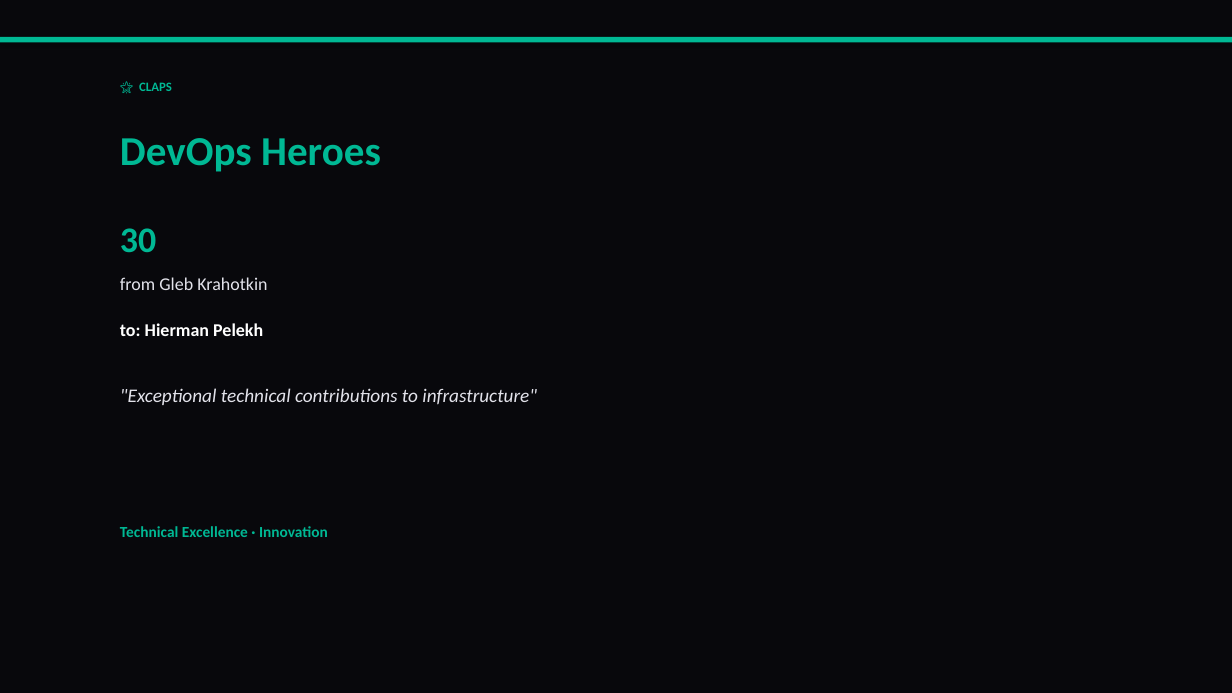
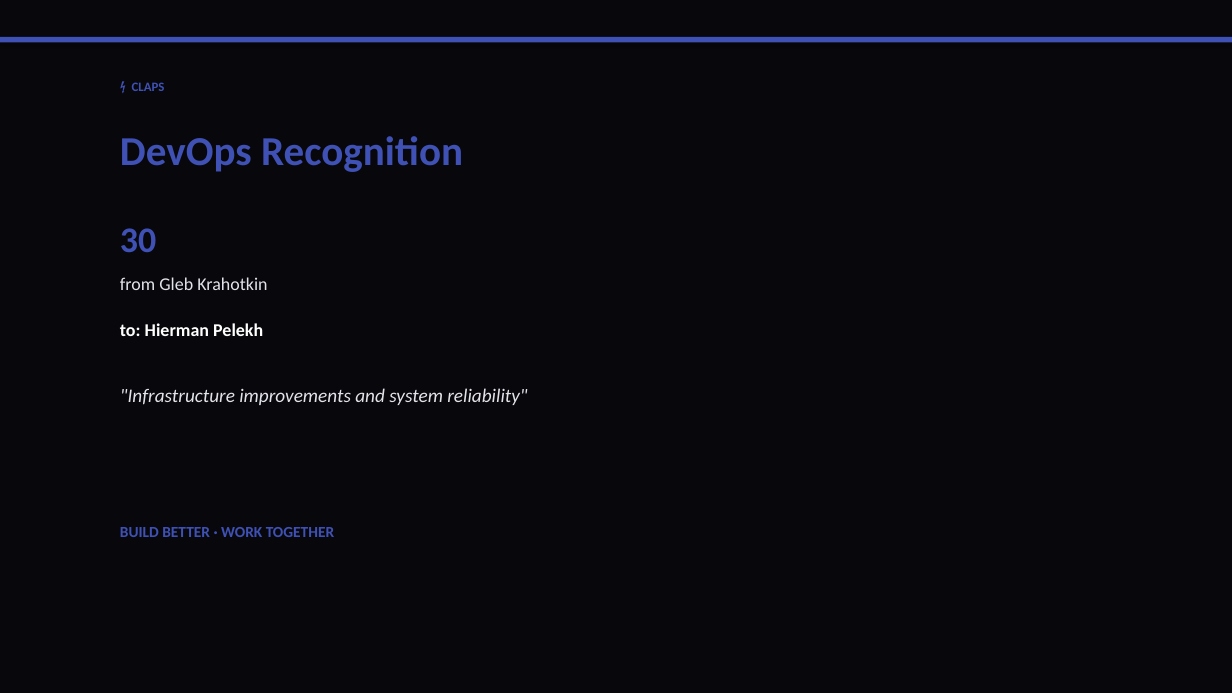
Before and after one commit to liliyagarifullina-maker/appodeal-pulse, a slide deck: slide 8 of data/archive/pulse_2026-03-12.pptx (slide 7 before the commit). Drawn at 1232x693 pixels with LibreOffice and Linux fonts; fonts in the diff are those of the drawing. Boxes give left, top, right and bottom in pixels: in the first picture for what was removed or moved away, otherwise in the second. Text is boxed around its words. In the diff, an @@ line names an element or a change of style, - is before the commit and + after.

```diff
--- a/data/archive/pulse_2026-03-12.pptx
+++ b/data/archive/pulse_2026-03-12.pptx
@@ rectangle at [0,37,1232,43]: fill #00B894 to #3F51B5 @@
@@ text at [132,82,165,91]: text changed; text colour #00B894 to #3F51B5 @@
-🌟 CLAPS
+⚡ CLAPS
@@ text at [120,136,463,172]: text changed; text colour #00B894 to #3F51B5 @@
-DevOps Heroes
+DevOps Recognition
@@ text "30" at [120,228,156,252]: text colour #00B894 to #3F51B5 @@
@@ text at [120,388,527,405]: text changed @@
-"Exceptional technical contributions to infrastructure"
+"Infrastructure improvements and system reliability"
@@ text at [120,527,334,537]: text changed; text colour #00B894 to #3F51B5 @@
-Technical Excellence · Innovation
+BUILD BETTER · WORK TOGETHER
```
Also in this commit, not shown: 13 other slides changed, 2 slides added, 3 slides removed, 2 other files.
